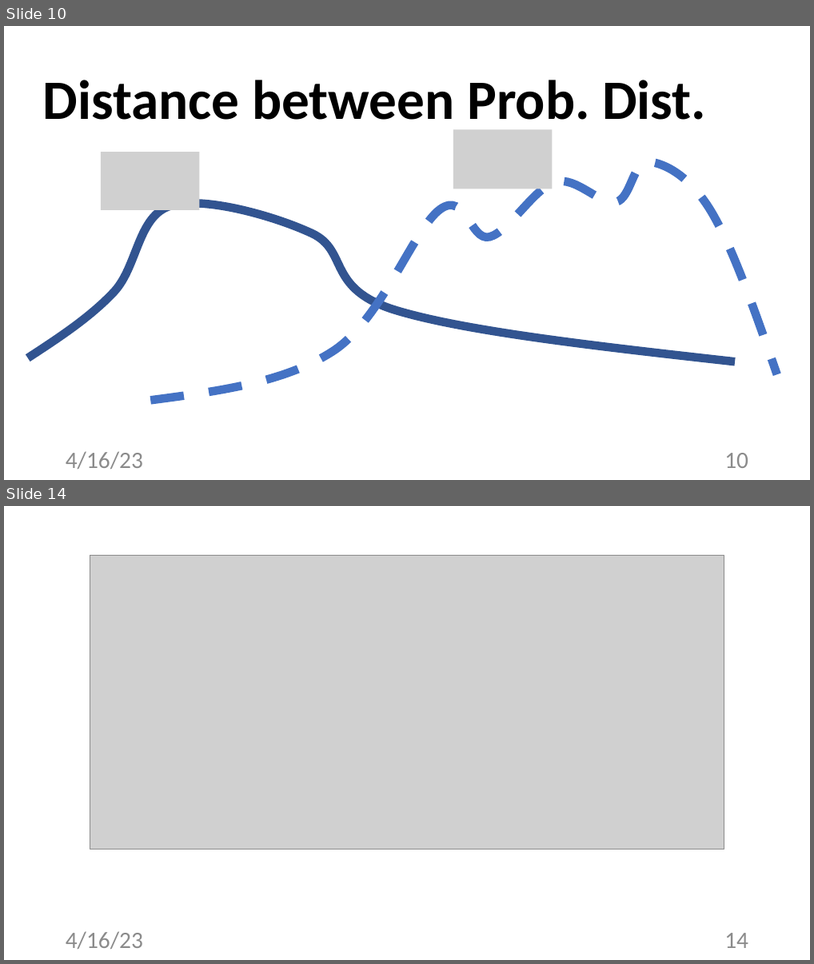
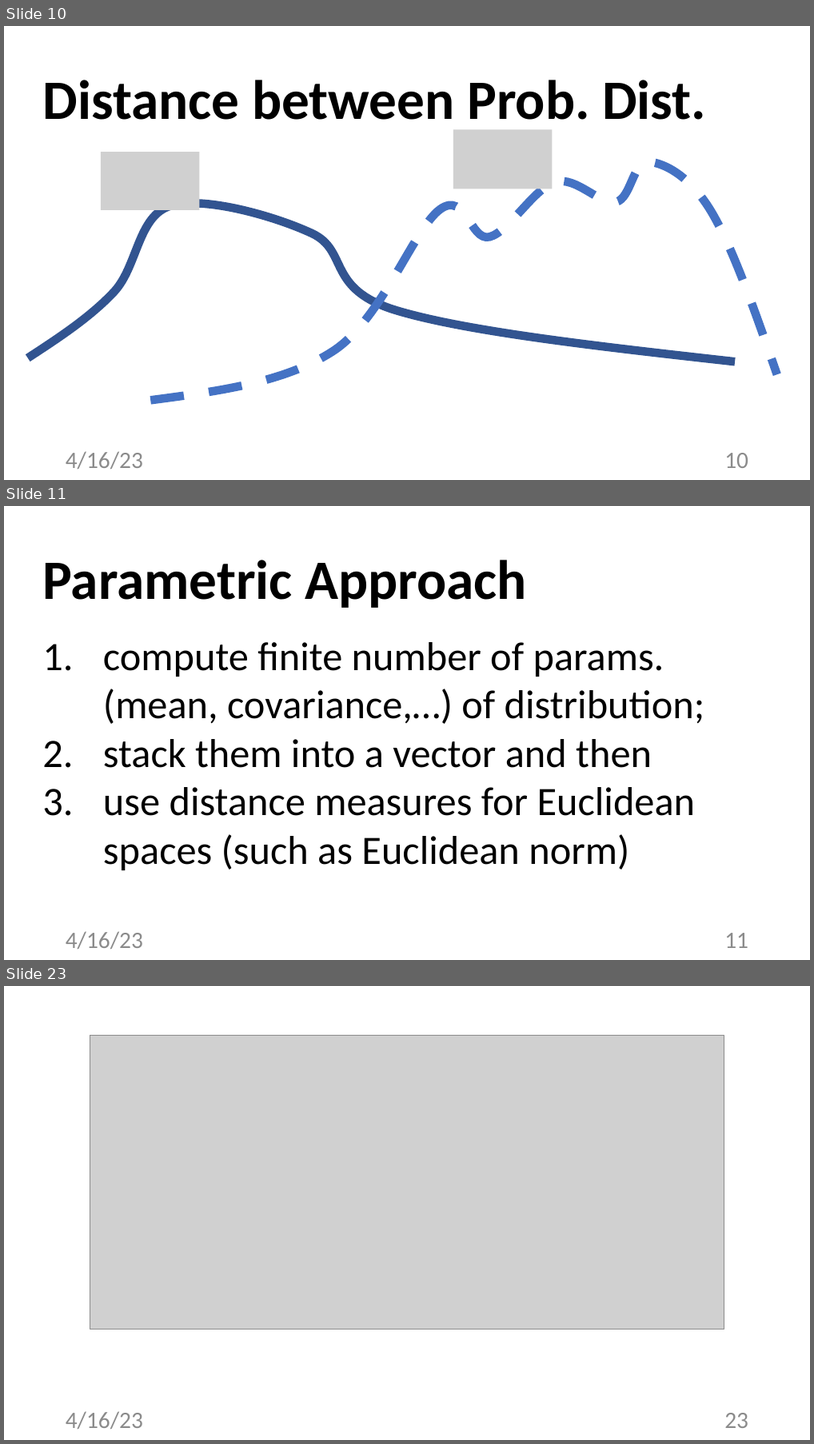
Before and after one commit to alexjungaalto/FederatedLearning, a slide deck: slides/CS-E4740_GraphLearning.pptx. Shown one above the other, each under a label of ours: slides 10 and 14 before the commit, slides 10, 11 and 23 after it; the slides between them are not shown. The pictures are 814x964 and 814x1444 pixels, drawn with LibreOffice and Linux fonts; fonts in the diff are those of the drawing; grey boxes stand for pictures. Boxes give left, top, right and bottom in pixels: in the first picture for what was removed or moved away, otherwise in the second. Text is boxed around its words. In the diff, an @@ line names an element or a change of style, - is before the commit and + after.

```diff
--- a/slides/CS-E4740_GraphLearning.pptx
+++ b/slides/CS-E4740_GraphLearning.pptx
@@ slide 11 added at [4, 506, 810, 960], background #FFFFFF @@
@@ title added at [43, 560, 526, 608], 66 pt, text #000000, bold @@
+Parametric Approach
@@ text added at [103, 642, 705, 870], 48 pt, text #000000 @@
+1. compute finite number of params. (mean, covariance,…) of distribution;
+2. stack them into a vector and then
+3. use distance measures for Euclidean spaces (such as Euclidean norm)
@@ text added at [66, 931, 143, 948], 28 pt, text #8C8C8C @@
+4/16/23
@@ page number added at [725, 932, 749, 948], 28 pt, text #8C8C8C @@
+11
@@ what was slide 14 is now slide 23 @@
@@ page number at [725, 1412, 749, 1428]: text changed @@
-14
+23
```
Also in this commit, not shown: 4 slides changed, 8 other slides added, 1 slide removed, 3 other files.
